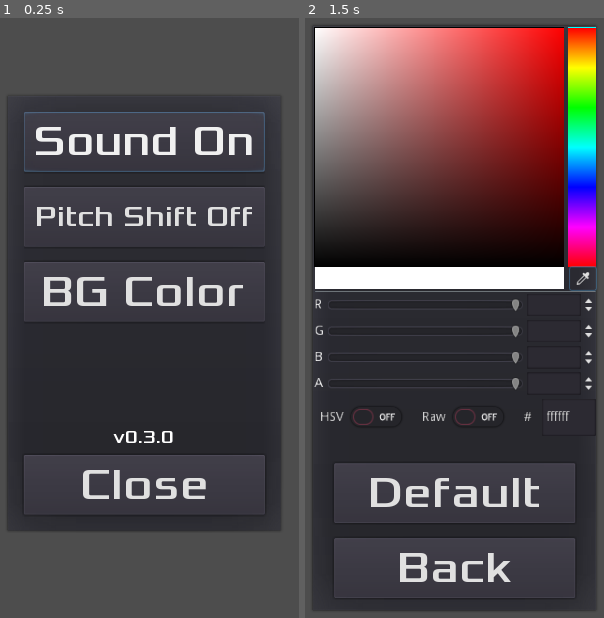
Above: before the commit, frames 1-2 (left to right).
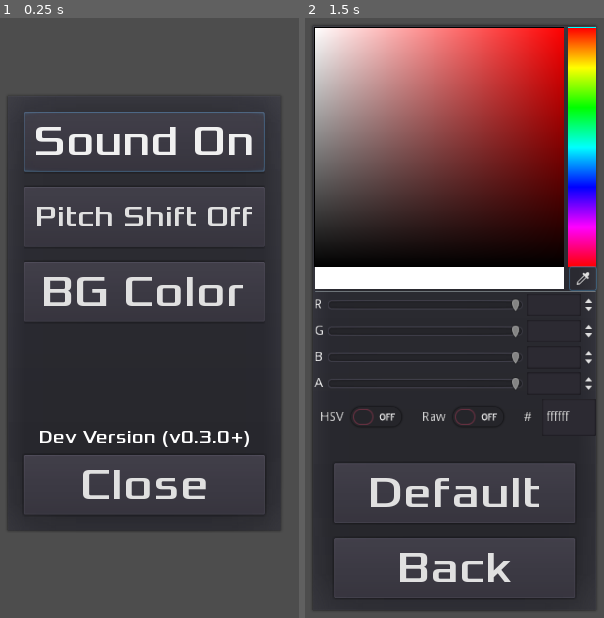
Above: after the commit, the same moments.

Repository: tomas7770/RunJump
Game: Godot game, scene res://scenes/SettingsHUD/SettingsHUD.tscn
Same seed, same stepped clock (60 frames per second), same inputs: the game is played once before the commit and once after it. This scene is started directly instead of the project's main scene.
Inputs (mouse positions are in pixels of both pictures, inside the frame that each line leads up to):
- Up to frame 1 (0.25 s): no input
- Up to frame 2 (1.5 s): click "BG Color" at 0.5 s; click (583, 276) at 1.25 s

The runs differ from the first frame. In frame 1, 0.7% of the frame differs, in the area x 13-84%, y 68-72%; in frame 2, nothing differs.

Commit message:
Update game version
Also increase version label width. Project now targets Godot 3.4.2.

Diff:
--- a/scenes/GlobalVariables.gd
+++ b/scenes/GlobalVariables.gd
@@ -1,6 +1,6 @@
 extends Node
 
-const GAME_VERSION = "v0.3.0"
+const GAME_VERSION = "Dev Version (v0.3.0+)"
 const SAVEABLE = {"high_score":"high", "sound_mute":"mute", "sound_shift":"sfxshift"}
 enum DIFFICULTY {NORMAL, EASY, FAST}
 const DIFFICULTY_STRINGS = {
--- a/scenes/Platform/Platform.tscn
+++ b/scenes/Platform/Platform.tscn
@@ -1,8 +1,6 @@
 [gd_scene load_steps=5 format=2]
 
 [ext_resource path="res://scenes/Platform/Platform.gd" type="Script" id=1]
-
-
 
 [sub_resource type="Image" id=4]
 data = {
@@ -20,9 +18,7 @@
 [sub_resource type="RectangleShape2D" id=3]
 extents = Vector2( 32, 32 )
 
-[node name="Platform" type="StaticBody2D" groups=[
-"Platforms",
-]]
+[node name="Platform" type="StaticBody2D" groups=["Platforms"]]
 script = ExtResource( 1 )
 
 [node name="Sprite" type="Sprite" parent="."]
--- a/scenes/Player/Player.tscn
+++ b/scenes/Player/Player.tscn
@@ -2,7 +2,6 @@
 
 [ext_resource path="res://scenes/Player/Player.gd" type="Script" id=1]
 [ext_resource path="res://sounds/jump.wav" type="AudioStream" id=2]
-
 
 [sub_resource type="Image" id=4]
 data = {
--- a/scenes/SettingsHUD/SettingsHUD.tscn
+++ b/scenes/SettingsHUD/SettingsHUD.tscn
@@ -146,9 +146,9 @@
 anchor_top = 1.0
 anchor_right = 0.5
 anchor_bottom = 1.0
-margin_left = -100.0
+margin_left = -120.0
 margin_top = -115.0
-margin_right = 100.0
+margin_right = 120.0
 margin_bottom = -90.0
 custom_fonts/font = SubResource( 5 )
 align = 1
